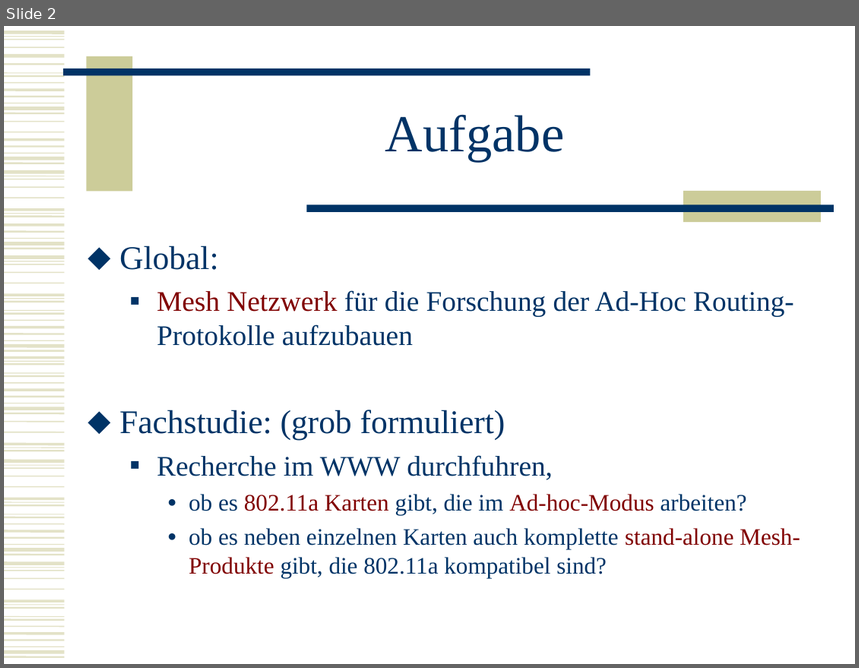
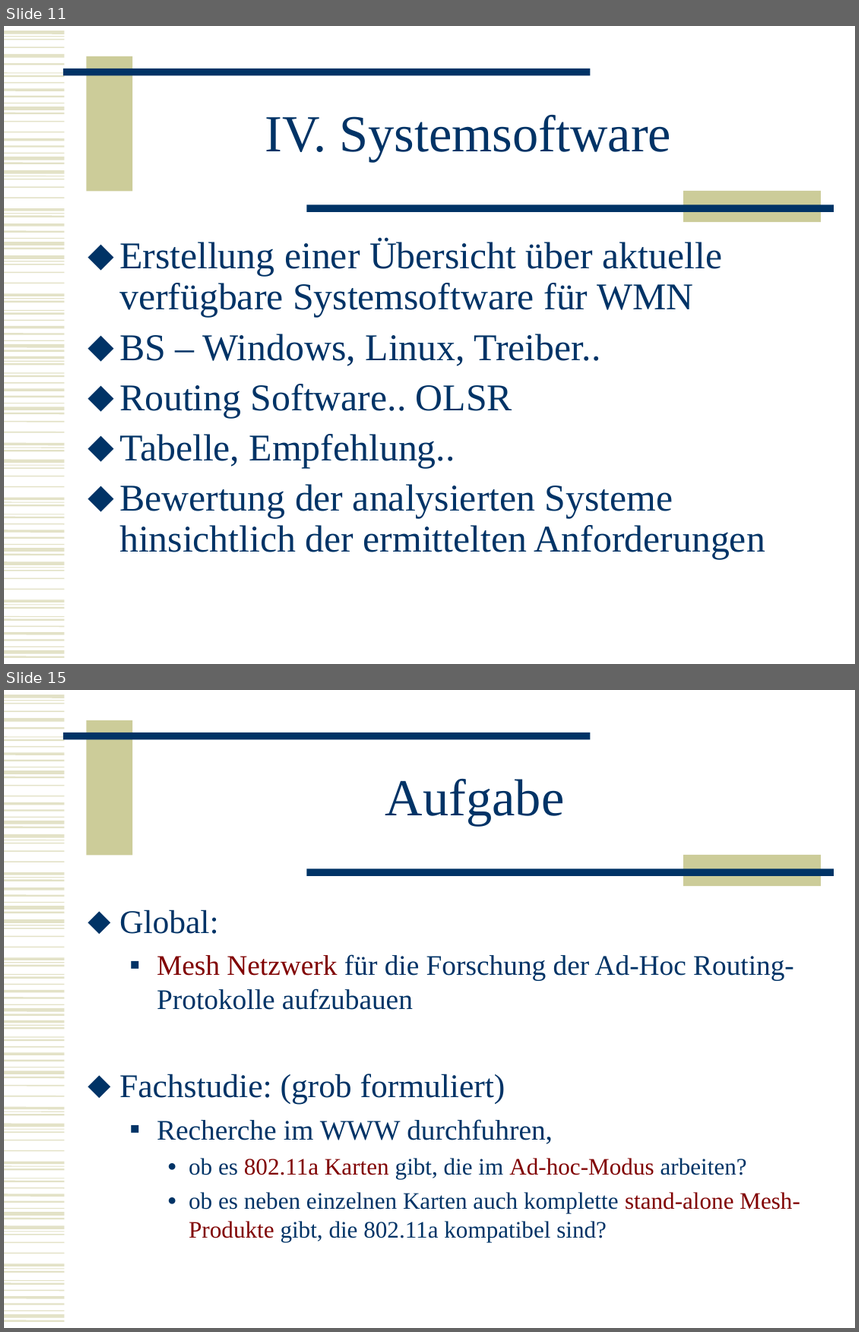
Before and after one commit to BackupTheBerlios/mesh2nexus-svn, a slide deck: documents/folien/MeshNew.ppt. Shown one above the other, each under a label of ours: slide 2 before the commit, slides 11 and 15 after it; the slides between them are not shown. The pictures are 859x668 and 859x1332 pixels, drawn with LibreOffice and Linux fonts; fonts in the diff are those of the drawing. Boxes give left, top, right and bottom in pixels: in the first picture for what was removed or moved away, otherwise in the second. Text is boxed around its words. In the diff, an @@ line names an element or a change of style, - is before the commit and + after.

Commit message:
ST: Folien - struktur und erste version

```diff
--- a/documents/folien/MeshNew.ppt
+++ b/documents/folien/MeshNew.ppt
@@ slide 11 added at [4,26,855,664], background #FFFFFF; not listed: 102 template elements that a slide beside it also shows @@
@@ title added at [265,115,671,162], 44 pt, text #003366 @@
+IV. Systemsoftware
@@ text added at [120,240,766,560], 32 pt, text #003366 @@
+⬥ Erstellung einer Übersicht über aktuelle verfügbare Systemsoftware für WMN
+⬥ BS – Windows, Linux, Treiber..
+⬥ Routing Software.. OLSR
+⬥ Tabelle, Empfehlung..
+⬥ Bewertung der analysierten Systeme hinsichtlich der ermittelten Anforderungen
@@ what was slide 2 is now slide 15 @@
```
Also in this commit, not shown: 1 slide changed, 15 other slides added, 1 slide removed.
